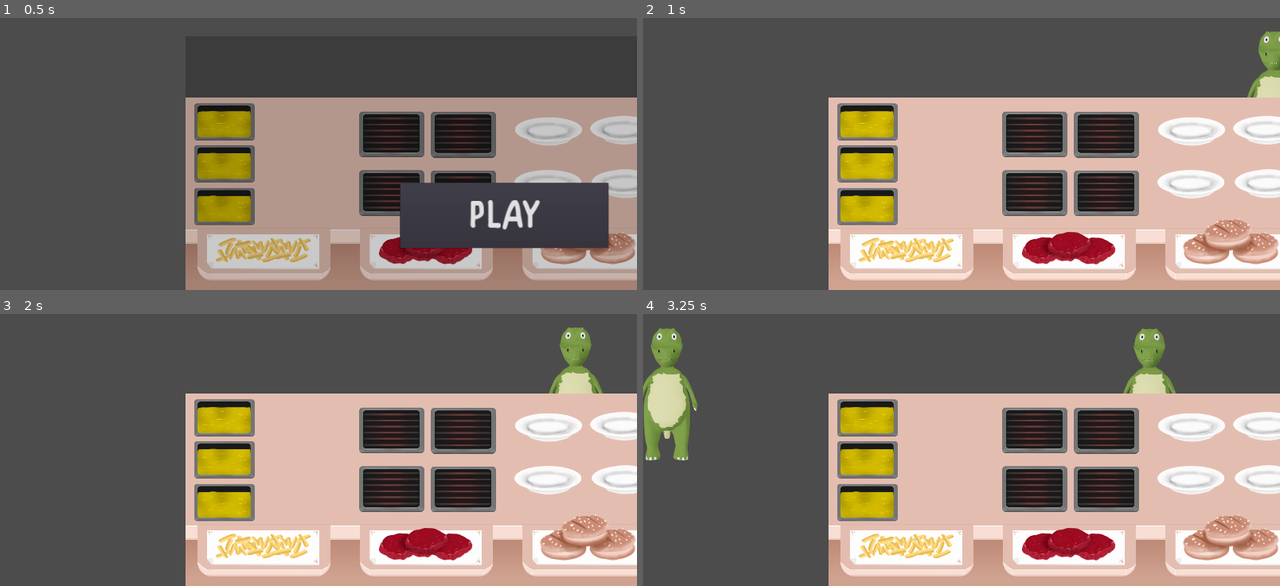
Above: before the commit, frames 1-4 (two rows, left to right).
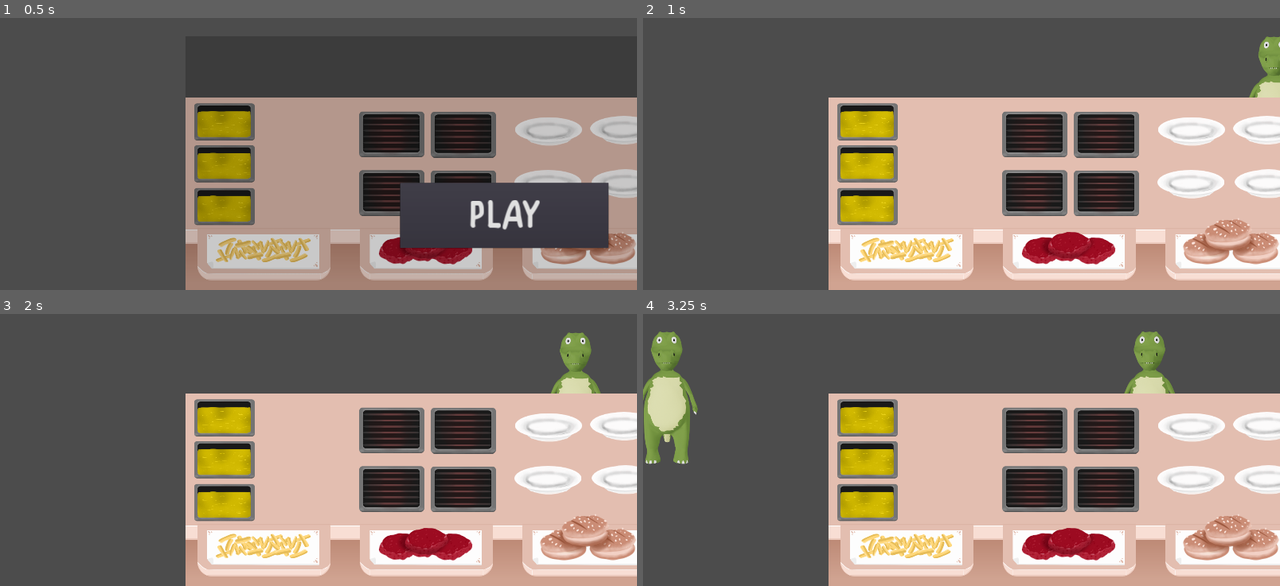
Above: after the commit, the same moments.

Repository: samuelpedrajas/MyVeganRestaurant
Game: Godot game, scene res://Scenes/Kitchen.tscn
Two runs of this game, one before a commit and one after it. Both use one fixed random seed, a clock stepped at 60 frames per second and the inputs below.
Inputs (mouse positions are in pixels of both pictures, inside the frame that each line leads up to):
- Up to frame 1 (0.5 s): no input
- Up to frame 2 (1 s): click "PLAY" at 0.5 s
- Up to frame 3 (2 s): move the mouse to (388, 430) at 1.27 s; click (388, 430) at 1.42 s
- Up to frame 4 (3.25 s): move the mouse to (1108, 430) at 2.02 s; click (1108, 430) at 2.17 s; move the mouse to (1031, 488) at 2.77 s; click (1031, 488) at 2.92 s

Frame 1 is identical in both runs. In frame 2, 0.3% of the frame differs, in the area x 94-100%, y 4-30%; in frame 3, 0.5%; in frame 4, 1.0%, in the area x 0-84%, y 5-56%.

Commit message:
improve walking

Diff:
--- a/Scenes/Client.tscn
+++ b/Scenes/Client.tscn
@@ -4,7 +4,7 @@
 [ext_resource path="res://Images/Bocadillo.png" type="Texture" id=2]
 [ext_resource path="res://Images/Cliente.png" type="Texture" id=3]
 
-[sub_resource type="Animation" id=1]
+[sub_resource type="Animation" id=4]
 resource_name = "walking_in"
 loop = true
 tracks/0/type = "bezier"
@@ -24,11 +24,12 @@
 tracks/1/imported = false
 tracks/1/enabled = true
 tracks/1/keys = {
-"points": PoolRealArray( -202.561, -0.25, 0, 0.25, 0, -220, -0.25, 0, 0.25, 0, -202.561, -0.25, 0, 0.25, 0 ),
-"times": PoolRealArray( 0, 0.5, 1 )
+"points": PoolRealArray( -202.561, -0.25, 0, 0.25, 0, -208.572, -0.25, 0, 0.25, 0, -202.561, -0.25, 0, 0.25, 0 ),
+"times": PoolRealArray( 0, 0.6, 1 )
 }
 
-[sub_resource type="Animation" id=2]
+[sub_resource type="Animation" id=5]
+resource_name = "walking_out"
 loop = true
 tracks/0/type = "bezier"
 tracks/0/path = NodePath("Sprite:position:x")
@@ -47,8 +48,8 @@
 tracks/1/imported = false
 tracks/1/enabled = true
 tracks/1/keys = {
-"points": PoolRealArray( -202.561, -0.25, 0, 0.25, 0, -220, -0.25, 0, 0.25, 0, -202.561, -0.25, 0, 0.25, 0 ),
-"times": PoolRealArray( 0, 0.5, 1 )
+"points": PoolRealArray( -202.561, -0.25, 0, 0.25, 0, -208.572, -0.25, 0, 0.25, 0, -202.561, -0.25, 0, 0.25, 0 ),
+"times": PoolRealArray( 0, 0.6, 1 )
 }
 
 [sub_resource type="GDScript" id=3]
@@ -149,8 +150,9 @@
 
 [node name="AnimationPlayer" type="AnimationPlayer" parent="."]
 pause_mode = 1
-anims/walking_in = SubResource( 1 )
-anims/walking_out = SubResource( 2 )
+playback_speed = 2.0
+anims/walking_in = SubResource( 4 )
+anims/walking_out = SubResource( 5 )
 script = SubResource( 3 )
 
 [node name="Tween" type="Tween" parent="AnimationPlayer"]
